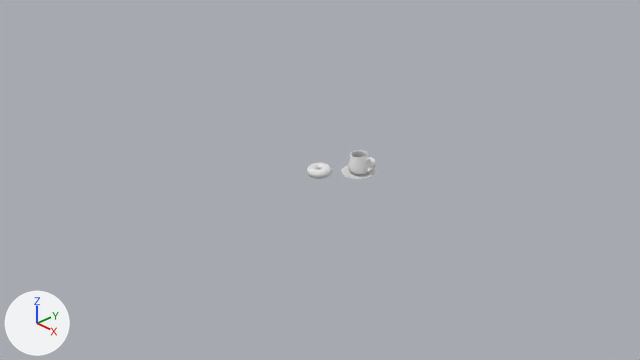
What one commit did to the Blender file Practice/Beginner Blender Tutorial (2026) - Blender Guru/Beginner Blender Tutorial - 2026 - Blender Guru.blend.
Both versions are drawn from the file's camera 'Camera'. The axes (+X, +Y, +Z) are drawn at lower left. The lights are the same throughout. The picture after the commit comes second.

Names of what the first picture shows: 'Coffee Mug', 'Saucer' and 1 more.
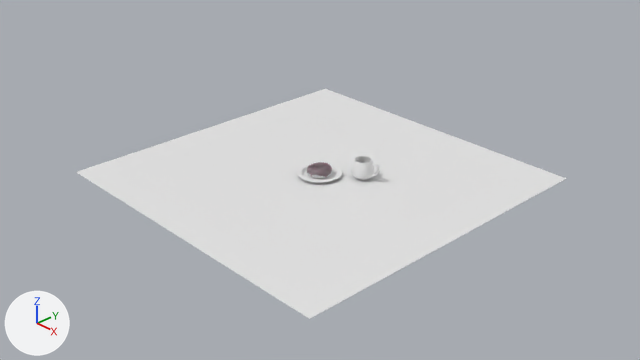
Pixel boxes (x1, y1, x2, y2) of what changed, in the pictures (640 x 360 px):
'Plane', added
    after: (76, 89, 567, 319)
'Coffee Mug', moved
    before: (348, 150, 376, 175)
    after: (351, 156, 380, 180)
'Plate', added
    after: (297, 162, 342, 183)
'Icing', added
    after: (307, 162, 332, 177)
'Saucer', deleted
    before: (342, 165, 376, 179)

Edits to the bpy script that builds the scene:
```text
Add mat_table:
    mat_table = principled_material('Table')
    mat_table.base_color = (0.8, 0.8, 0.8)  # white #e7e7e7
Add mat_poliigon_ceramicpotteryglazed_10861_8k_004:
    mat_poliigon_ceramicpotteryglazed_10861_8k_004 = principled_material('Poliigon_CeramicPotteryGlazed_10861_8K.004')
    mat_poliigon_ceramicpotteryglazed_10861_8k_004.base_color = (0.8, 0.8, 0.8)  # white #e7e7e7
Add mat_poliigon_foodglazestrawberry_10739_8k:
    mat_poliigon_foodglazestrawberry_10739_8k = principled_material('Poliigon_FoodGlazeStrawberry_10739_8K')
    mat_poliigon_foodglazestrawberry_10739_8k.base_color = (0.284, 0.0807, 0.144)  # brown #91506a
    mat_poliigon_foodglazestrawberry_10739_8k.subsurface_weight = 1.0
    mat_poliigon_foodglazestrawberry_10739_8k.subsurface_radius = (1.0, 1.0, 1.0)
    mat_poliigon_foodglazestrawberry_10739_8k.subsurface_scale = 0.6
Add me_plane:
    me_plane.from_pydata([(-1.0, -1.0, 0.0), (1.0, -1.0, 0.0), (-1.0, 1.0, 0.0), (1.0, 1.0, 0.0)], [], [(0, 1, 3, 2)])
    me_plane.materials.append(mat_table)  # its picture is missing
Add me_circle_001:
    me_circle_001.from_pydata(...)  # 256 vertices, 225 faces; spans x -0.292..0.292, y -0.292..0.292, z 0.0..0.047
    me_circle_001.polygons.foreach_set('use_smooth', [True] * 225)
    me_circle_001.materials.append(mat_poliigon_ceramicpotteryglazed_10861_8k_004)  # its picture is missing
Add me_torus_001:
    me_torus_001.from_pydata(...)  # 15617 vertices, 15616 faces; spans x -0.154..0.154, y -0.154..0.155, z -0.093..0.008
    me_torus_001.polygons.foreach_set('use_smooth', [True] * 15616)
    me_torus_001.materials.append(mat_poliigon_foodglazestrawberry_10739_8k)  # brown #91506a
Change ob_coffee_mug:
    ob_coffee_mug.location: (0.317, 0.391, 0.162) -> (0.422, 0.35, 0.138)
Remove ob_saucer:
    ob_saucer = bpy.data.objects.new('Saucer', me_circle)
    ob_saucer.location = (0.314, 0.388, 0.0)
    ob_saucer.scale = (0.242, 0.242, 0.242)
    _m = ob_saucer.modifiers.new('Subdivision', 'SUBSURF')
    _m.levels = 2
Add ob_plane:
    ob_plane = bpy.data.objects.new('Plane', me_plane)
    ob_plane.location = (0.0, 0.0, 0.0)
    ob_plane.scale = (2.2, 2.2, 2.2)
Add ob_plate:
    ob_plate = bpy.data.objects.new('Plate', me_circle_001)
    ob_plate.location = (0.0, 0.0, 0.0)
    _m = ob_plate.modifiers.new('Solidify', 'SOLIDIFY')
    _m = ob_plate.modifiers.new('Subdivision', 'SUBSURF')
    _m.levels = 2
Add ob_icing:
    ob_icing = bpy.data.objects.new('Icing', me_torus_001)
    ob_icing.location = (0.0, 0.0, 0.129)
    ob_icing.rotation_euler = (0.0, 0.0, -0.64)  # degrees (0, 0, -37)
    ob_icing.scale = (1.01, 1.01, 1.01)
```
